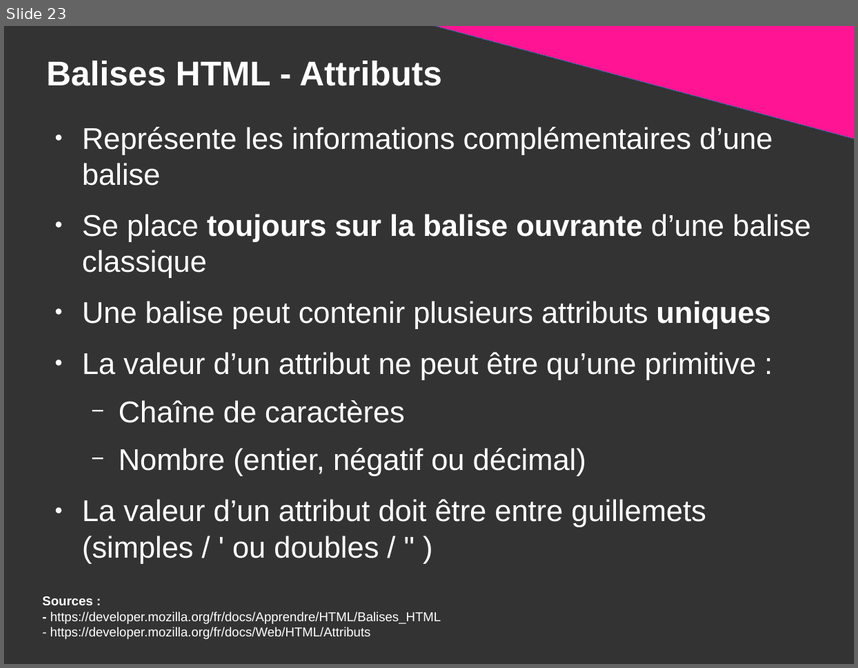
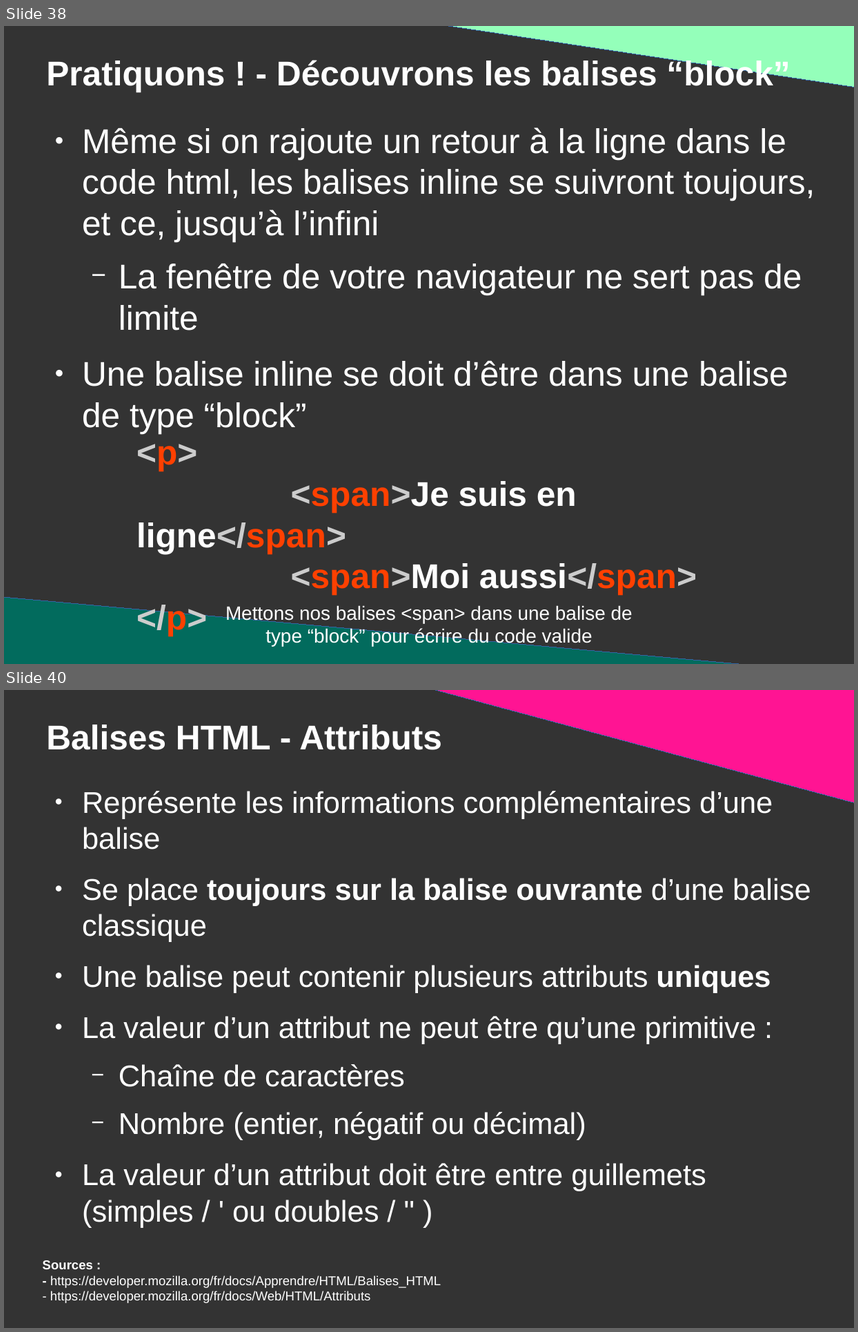
Before and after one commit to DanYellow/presentations, a slide deck: mmi/html/travaux-pratiques/numero-1/presentation.odp. Shown one above the other, each under a label of ours: slide 23 before the commit, slides 38 and 40 after it; the slides between them are not shown. The pictures are 858x668 and 858x1332 pixels, drawn with LibreOffice and Linux fonts; fonts in the diff are those of the drawing. Boxes give left, top, right and bottom in pixels: in the first picture for what was removed or moved away, otherwise in the second. Text is boxed around its words. In the diff, an @@ line names an element or a change of style, - is before the commit and + after.

```diff
--- a/mmi/html/travaux-pratiques/numero-1/presentation.odp
+++ b/mmi/html/travaux-pratiques/numero-1/presentation.odp
@@ slide 38 added at (4, 26, 854, 664), background #333333 @@
@@ right triangle added at (418, 26, 854, 87), fill #94FFBA, outline #3465A4 0 pt @@
@@ title added at (46, 58, 790, 92), 32 pt, text #FFFFFF, bold @@
+Pratiquons ! - Découvrons les balises “block”
@@ text added at (82, 127, 815, 428), 32 pt, text #FFFFFF @@
+● Même si on rajoute un retour à la ligne dans le code html, les balises inline se suivront toujours, et ce, jusqu’à l’infini
+  − La fenêtre de votre navigateur ne sert pas de limite
+● Une balise inline se doit d’être dans une balise de type “block”
@@ text added at (136, 443, 697, 595), 32 pt, text #FFFFFF, bold @@
+<p>
+<span>Je suis en ligne</span>
+<span>Moi aussi</span>
+</p>
@@ right triangle added at (4, 597, 799, 664), fill #026B5D, outline #3465A4 0 pt @@
@@ text added at (266, 605, 633, 646), 18 pt, text #FFFFFF @@
+Mettons nos balises <span> dans une balise de type “block” pour écrire du code valide
@@ what was slide 23 is now slide 40 @@
```
Also in this commit, not shown: 8 slides changed, 14 other slides added, 1 slide removed, 3 other files.
